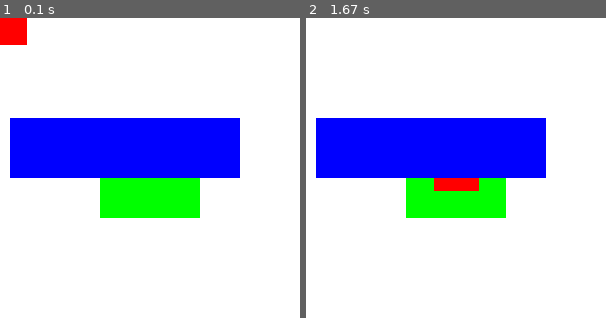
Above: before the commit, frames 1-2 (left to right).
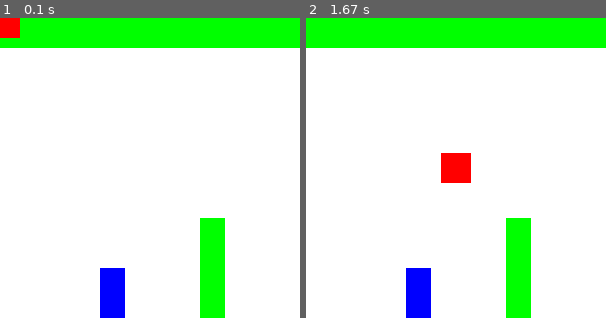
Above: after the commit, the same moments.

Repository: DiegoDenzer/testesPyGame
Game: pygame game, started from main.py
The game is run twice, just before and just after one commit, with the same random seed, the same clock (stepped at 60 frames per second) and the same inputs.
Inputs (mouse positions are in pixels of both pictures, inside the frame that each line leads up to):
- Up to frame 1 (0.1 s): no input
- Up to frame 2 (1.67 s): click (417, 294) at 0.38 s; click (519, 267) at 0.72 s

The runs differ from the first frame. In frame 1, 34% of the frame differs, in the area x 0-100%, y 0-100%; in frame 2, 34%.

Commit message:
teste com texto

Diff:
--- a/constantes.py
+++ b/constantes.py
@@ -1,4 +1,4 @@
-FUNDO_BRANCO = (255, 255, 255)
+BRANCO = (255, 255, 255)
 AZUL = (0, 0, 255)
 VERDE = (0, 255, 0)
 VERMELHO = (255, 0, 0)
--- a/main.py
+++ b/main.py
@@ -6,15 +6,24 @@
     pg.display.set_caption("teste pygame")
     tela = pg.display.set_mode([300, 300])
     sair = False
-    ret = pg.Rect(10,10, 45, 45)
-
-    ret2 = pg.Rect(10, 100, 230, 60)
+    ret = pg.Rect(10,10, 30, 30)
+    #                posx , posy, largura, altura
+    barra1 = pg.Rect(100, 250, 25, 50)
+    barra2 = pg.Rect(200, 200, 25, 100)
 
     relogio = pg.time.Clock()
-    sup = pg.Surface((200, 200))
-    sup.fill(c.AZUL)
-    sup2 = pg.Surface((100, 100))
-    sup2.fill(c.VERDE)
+
+    #texto
+    font_padrao = pg.font.get_default_font()
+    font_perdeu = pg.font.SysFont(font_padrao, 45)
+
+    pg.font.init()
+
+    sup = pg.Surface((300, 30))
+    sup.fill(c.VERDE)
+    #sup2 = pg.Surface((100, 100))
+    #sup2.fill(c.VERDE)
+
     while sair != True:
 
         for event in pg.event.get():
@@ -38,15 +47,32 @@
                 if event.key == pg.K_UP or event.key == pg.K_w:
                     ret.move_ip(0, -5)
 
+        (xant, yant) = (ret.left, ret.top)
         (ret.left, ret.top) = pg.mouse.get_pos()
         ret.left -= ret.width/2
         ret.top -= ret.height/2
 
+
+
+        if ret.colliderect(barra1):
+            print('barra1')
+            titulo = font_perdeu.render('teste', 1, c.AZUL)
+            tela.blit(titulo, (120, 0))
+            (ret.left, ret.top) = (xant, yant)
+
+        if ret.colliderect(barra2):
+            print('barra2')
+            text = font_perdeu.render('bateu', 1, c.VERMELHO)
+            tela.blit(text, (100, 100))
+            (ret.left, ret.top) = (xant, yant)
+
         relogio.tick(30)
-        tela.fill(c.FUNDO_BRANCO)
-        tela.blit(sup2, [100, 100])
+        tela.fill(c.BRANCO)
+        tela.blit(sup, [0, 0])
+
         pg.draw.rect(tela, c.VERMELHO, ret)
-        pg.draw.rect(tela, c.AZUL, ret2)
+        pg.draw.rect(tela, c.AZUL, barra1)
+        pg.draw.rect(tela, c.VERDE, barra2)
         pg.display.update()
 
 
